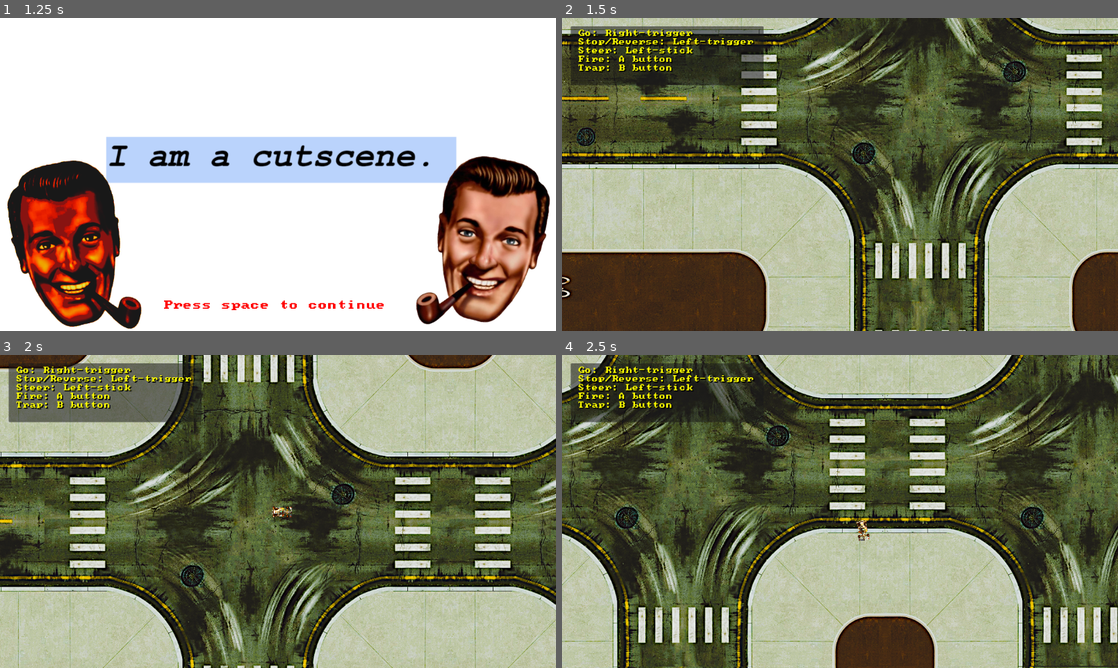
Above: before the commit, frames 1-4 (two rows, left to right).
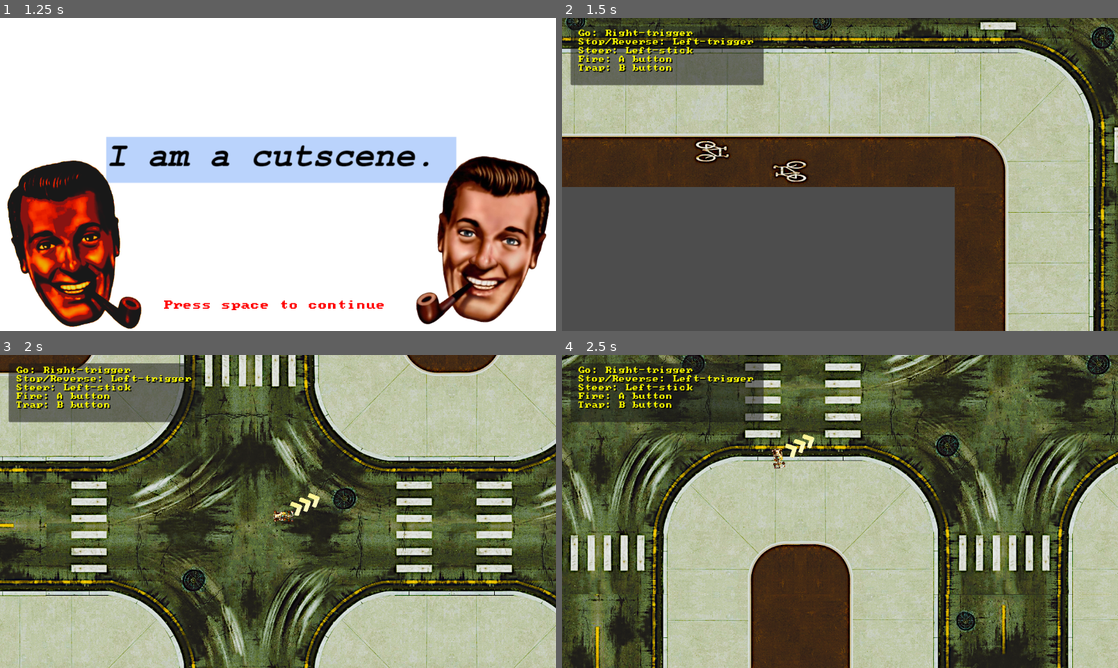
Above: after the commit, the same moments.

Repository: danglenzig/seuu
Game: Godot game, scene res://Refactor01/refactor01_shot_caller.tscn
Same seed, same stepped clock (60 frames per second), same inputs: the game is played once before the commit and once after it. The engine's default icon, where the game draws it, is replaced by a stand-in: a white triangle on a blue panel in a dark square.
Inputs:
- Up to frame 1 (1.25 s): tap Space (continue) at 0.5 s; hold D (player_move_right) from 0.53 s (still down); hold Enter (boost) from 0.53 s (still down)
- Up to frame 2 (1.5 s): tap Space (continue) at 1.25, 1.35 s; release D (player_move_right) at 1.28 s; release Enter (boost) at 1.28 s; hold Shift (brake) from 1.28 s (still down)
- Up to frame 3 (2 s): keep holding Shift (brake)
- Up to frame 4 (2.5 s): release Shift (brake) at 2.03 s; hold D (player_move_right) from 2.03 s (still down); hold W (go) from 2.03 s (still down)

Frame 1 is identical in both runs. In frame 2, 87% of the frame differs, in the area x 0-100%, y 0-100%; in frame 3, 39%; in frame 4, 79%.

Commit message:
camera improvements

Diff:
--- /dev/null
+++ b/seuu_rp_refactor_01/Refactor01/CarStuff/nav_pointer.gd
@@ -0,0 +1,20 @@
+extends Node2D
+
+var player_object
+var level_root
+var pointer_target: Vector2
+
+# Called when the node enters the scene tree for the first time.
+func _ready():
+	player_object = get_parent()
+	level_root = player_object.get_parent()
+	pointer_target = level_root.get_node("quest_marker").position
+
+
+# Called every frame. 'delta' is the elapsed time since the previous frame.
+func _physics_process(delta):
+	point_at_something(pointer_target)
+
+func point_at_something(look_at_vector2):
+	look_at(look_at_vector2)
+	rotation += PI/2
--- a/seuu_rp_refactor_01/Refactor01/CarStuff/player_object.tscn
+++ b/seuu_rp_refactor_01/Refactor01/CarStuff/player_object.tscn
@@ -32,6 +32,8 @@
 [ext_resource type="Script" path="res://Refactor01/CarStuff/shadow_sprite_2d.gd" id="30_1rf06"]
 [ext_resource type="Script" path="res://Refactor01/weapons/weapon_01.gd" id="30_4ybrm"]
 [ext_resource type="Script" path="res://Refactor01/weapons/weapon_02.gd" id="32_bx3vy"]
+[ext_resource type="Script" path="res://Refactor01/CarStuff/nav_pointer.gd" id="33_k1fl5"]
+[ext_resource type="Texture2D" uid="uid://bbd03oytmw5n3" path="res://Old_Shit/Images/help_arrow.png" id="33_qxarf"]
 
 [sub_resource type="PhysicsMaterial" id="PhysicsMaterial_82rbg"]
 bounce = 0.4
@@ -216,6 +218,15 @@
 script = ExtResource("32_bx3vy")
 launch_offset = 150.0
 
+[node name="nav_pointer" type="Node2D" parent="."]
+script = ExtResource("33_k1fl5")
+
+[node name="pointer_sprite" type="Sprite2D" parent="nav_pointer"]
+position = Vector2(0, -93)
+rotation = -1.5708
+scale = Vector2(0.1, 0.1)
+texture = ExtResource("33_qxarf")
+
 [connection signal="left_action" from="." to="." method="_on_left_action"]
 [connection signal="right_action" from="." to="." method="_on_right_action"]
 [connection signal="area_entered" from="CarSprite/CarTrigger" to="." method="_on_car_trigger_area_entered"]
--- a/seuu_rp_refactor_01/Refactor01/ExploreScenes/refactor01_explore_level.gd
+++ b/seuu_rp_refactor_01/Refactor01/ExploreScenes/refactor01_explore_level.gd
@@ -10,6 +10,9 @@
 @export var follow_cam: Camera2D
 @export var player_object: RigidBody2D
 @export var player_start: Marker2D
+@export var folow_cam_prediction: float = .5
+
+@export var quest_marker: Node2D
 
 # Called when the node enters the scene tree for the first time.
 func _ready():
@@ -22,8 +25,14 @@
 
 
 # Called every frame. 'delta' is the elapsed time since the previous frame.
-func _process(delta):
+func _physics_process(delta):
 	handle_follow_cam()
 
 func handle_follow_cam():
-	follow_cam.position = player_object.position
+
+
+	var player_velocity = player_object.get_linear_velocity()
+	player_velocity *= folow_cam_prediction
+	var forward_pos = player_object.position + player_velocity
+	var camera_pos = (player_object.position + forward_pos) / 2
+	follow_cam.position = camera_pos
--- a/seuu_rp_refactor_01/Refactor01/ExploreScenes/refactor01_explore_level.tscn
+++ b/seuu_rp_refactor_01/Refactor01/ExploreScenes/refactor01_explore_level.tscn
@@ -1,10 +1,11 @@
-[gd_scene load_steps=9 format=3 uid="uid://clsnmplpywj7g"]
+[gd_scene load_steps=10 format=3 uid="uid://clsnmplpywj7g"]
 
 [ext_resource type="Script" path="res://Refactor01/ExploreScenes/refactor01_explore_level.gd" id="1_2e4ma"]
 [ext_resource type="PackedScene" uid="uid://tlfpk2gax8wh" path="res://Refactor01/ExploreScenes/explore_mode_grid.tscn" id="2_sm4gb"]
 [ext_resource type="PackedScene" uid="uid://d01un2resfa7u" path="res://Refactor01/CarStuff/player_object.tscn" id="3_0af1l"]
 [ext_resource type="Texture2D" uid="uid://bygvie252vu2d" path="res://Refactor01/weapons/wall.png" id="4_mc4fd"]
 [ext_resource type="Texture2D" uid="uid://cftn0n1knrdmx" path="res://ramp_arrow.png" id="5_31gcn"]
+[ext_resource type="Texture2D" uid="uid://64b2dggh8wd3" path="res://Refactor01/DialogPortraits/dialog_portrait_02.png" id="6_vqerg"]
 
 [sub_resource type="RectangleShape2D" id="RectangleShape2D_qj0ak"]
 size = Vector2(152, 2375)
@@ -15,11 +16,12 @@
 [sub_resource type="RectangleShape2D" id="RectangleShape2D_lrpbo"]
 size = Vector2(136, 79)
 
-[node name="refactor01_explore_level" type="Node2D" node_paths=PackedStringArray("follow_cam", "player_object", "player_start")]
+[node name="refactor01_explore_level" type="Node2D" node_paths=PackedStringArray("follow_cam", "player_object", "player_start", "quest_marker")]
 script = ExtResource("1_2e4ma")
 follow_cam = NodePath("PlayerFollowCam")
 player_object = NodePath("player_object")
 player_start = NodePath("PlayerStart")
+quest_marker = NodePath("quest_marker")
 
 [node name="explore_mode_grid" parent="." instance=ExtResource("2_sm4gb")]
 z_index = -1000
@@ -37,7 +39,7 @@
 process_callback = 0
 limit_smoothed = true
 position_smoothing_enabled = true
-position_smoothing_speed = 20.0
+position_smoothing_speed = 10.0
 
 [node name="ramps" type="Node2D" parent="."]
 
@@ -118,7 +120,7 @@
 texture = ExtResource("5_31gcn")
 
 [node name="StaticBody2D" type="StaticBody2D" parent="ramps/eastbound_ramp"]
-position = Vector2(59, 98)
+position = Vector2(89, 97)
 collision_layer = 3
 collision_mask = 3
 
@@ -804,3 +806,10 @@
 [node name="CollisionShape2D3" type="CollisionShape2D" parent="ramps/westbound_ramp4/StaticBody2D"]
 position = Vector2(26, 1143)
 shape = SubResource("RectangleShape2D_lrpbo")
+
+[node name="quest_marker" type="Node2D" parent="."]
+position = Vector2(12293, 7672)
+
+[node name="Sprite2D" type="Sprite2D" parent="quest_marker"]
+z_index = -500
+texture = ExtResource("6_vqerg")
--- a/seuu_rp_refactor_01/Refactor01/refactor01_shot_caller.tscn
+++ b/seuu_rp_refactor_01/Refactor01/refactor01_shot_caller.tscn
@@ -4,7 +4,7 @@
 [ext_resource type="FontFile" uid="uid://drgsxmxrovwlu" path="res://Fonts/pcsenior.ttf" id="2_cfhqs"]
 [ext_resource type="Texture2D" uid="uid://vhmwxtq026g1" path="res://Slides/i_am_a_cutscene.png" id="3_8jvo3"]
 [ext_resource type="Script" path="res://Refactor01/quest_panel.gd" id="4_3y0tq"]
-[ext_resource type="Texture2D" uid="uid://c7rbidf2c3nia" path="res://Refactor01/DialogPortraits/dialog_portrait_01.png" id="4_yrfrc"]
+[ext_resource type="Texture2D" uid="uid://c7rbidf2c3nia" path="res://Old_Shit/Scripts/dialog_portrait_01.png" id="4_tn1r8"]
 [ext_resource type="Texture2D" uid="uid://64b2dggh8wd3" path="res://Refactor01/DialogPortraits/dialog_portrait_02.png" id="5_fxauh"]
 
 [node name="refactor01_shot_caller" type="Node"]
@@ -180,7 +180,7 @@
 position = Vector2(1008, 470)
 rotation = 0.174533
 scale = Vector2(0.66, 0.66)
-texture = ExtResource("4_yrfrc")
+texture = ExtResource("4_tn1r8")
 
 [node name="cutscene_dialog_portrait_left" type="Sprite2D" parent="CanvasLayer/CutsceneModePanel"]
 z_index = 100
--- a/seuu_rp_refactor_01/project.godot
+++ b/seuu_rp_refactor_01/project.godot
@@ -17,6 +17,7 @@
 
 [display]
 
+window/size/mode=3
 window/stretch/mode="viewport"
 
 [input]
Binary file changed: seuu_rp_refactor_01/Old_Shit/Images/help_arrow.png
Renamed: seuu_rp_refactor_01/Refactor01/DialogPortraits/dialog_portrait_01.png -> seuu_rp_refactor_01/Old_Shit/Scripts/dialog_portrait_01.png
Not shown, added: seuu_rp_refactor_01/Old_Shit/Scripts/dialog_portrait_01.png.import
Not shown: 1 places in seuu_rp_refactor_01/Refactor01/CarStuff/player_object.tscn that only renumber resources
Not shown, removed: seuu_rp_refactor_01/Refactor01/DialogPortraits/dialog_portrait_01.png.import
Not shown, added: seuu_rp_refactor_01/Refactor01/scratch.png.import
Not shown, added: seuu_rp_refactor_01/Refactor01/scratch.png
